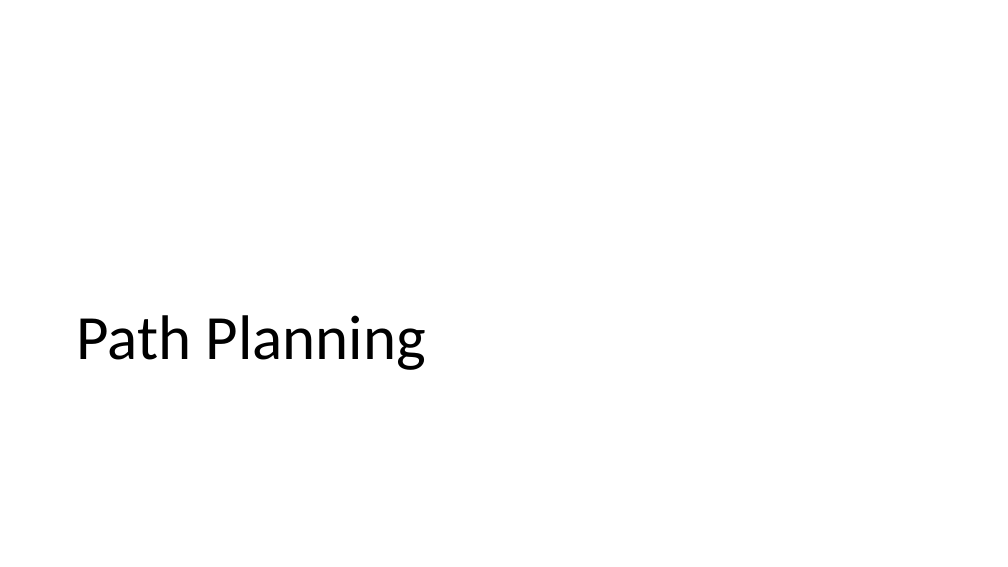
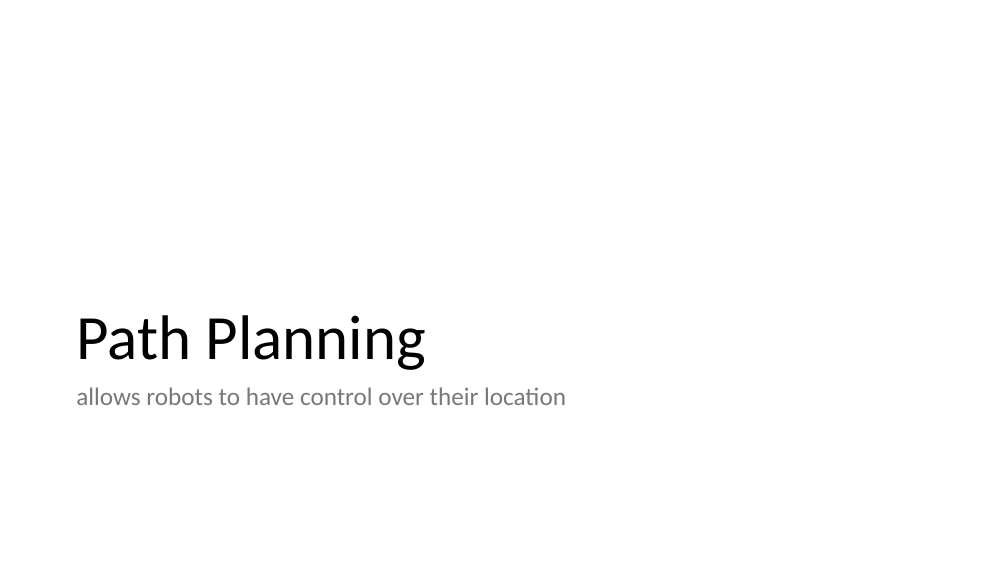
Before and after one commit to akshaygulabrao/flappybird-monorepo, a slide deck: slide 3 of Slides.pptx. Drawn at 1008x567 pixels with LibreOffice and Linux fonts; fonts in the diff are those of the drawing. Boxes give left, top, right and bottom in pixels: in the first picture for what was removed or moved away, otherwise in the second. Text is boxed around its words. In the diff, an @@ line names an element or a change of style, - is before the commit and + after.

```diff
--- a/Slides.pptx
+++ b/Slides.pptx
@@ text added at (76,387,566,405), 24 pt, text #797979 @@
+allows robots to have control over their location
```
Also in this commit, not shown: 6 other slides changed, 5 slides added, 2 slides removed, 2 other files.
